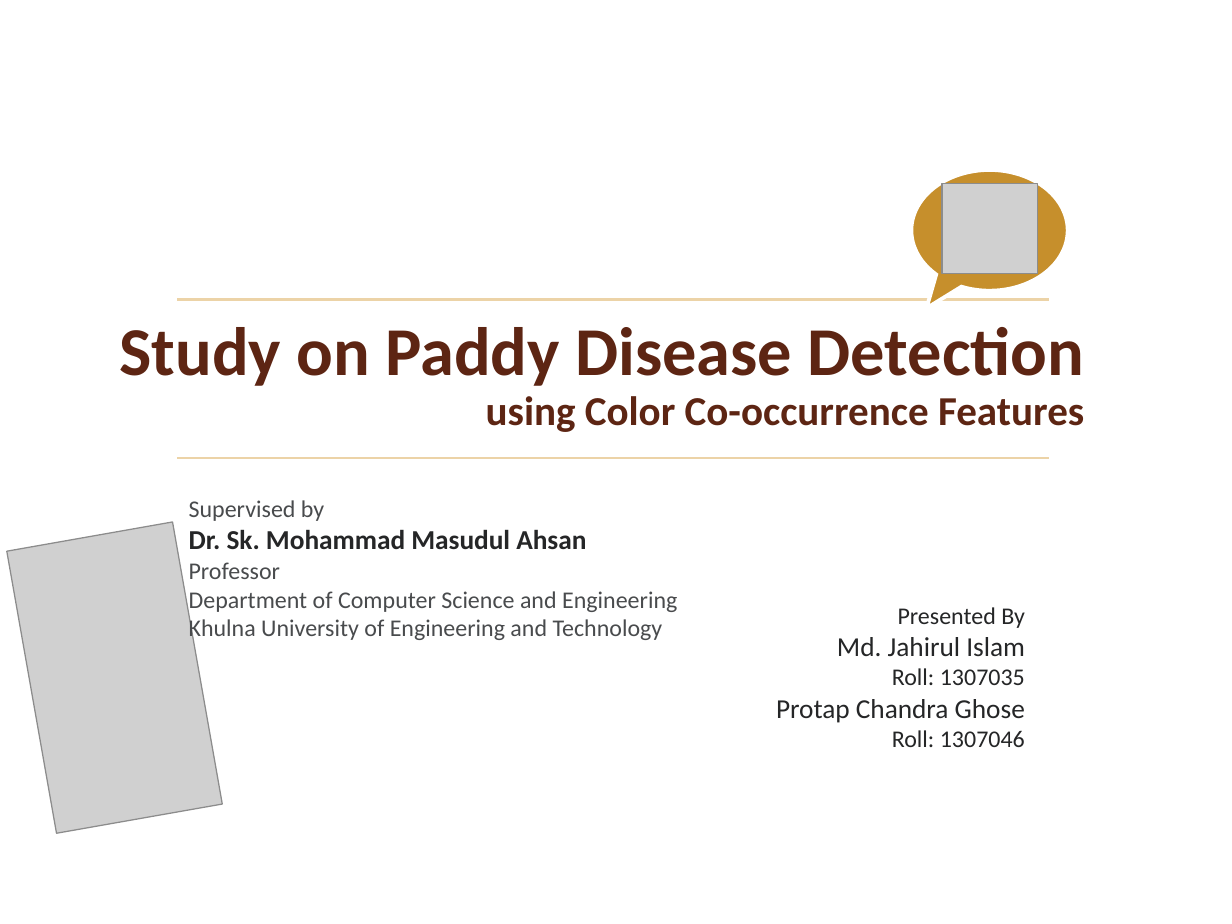
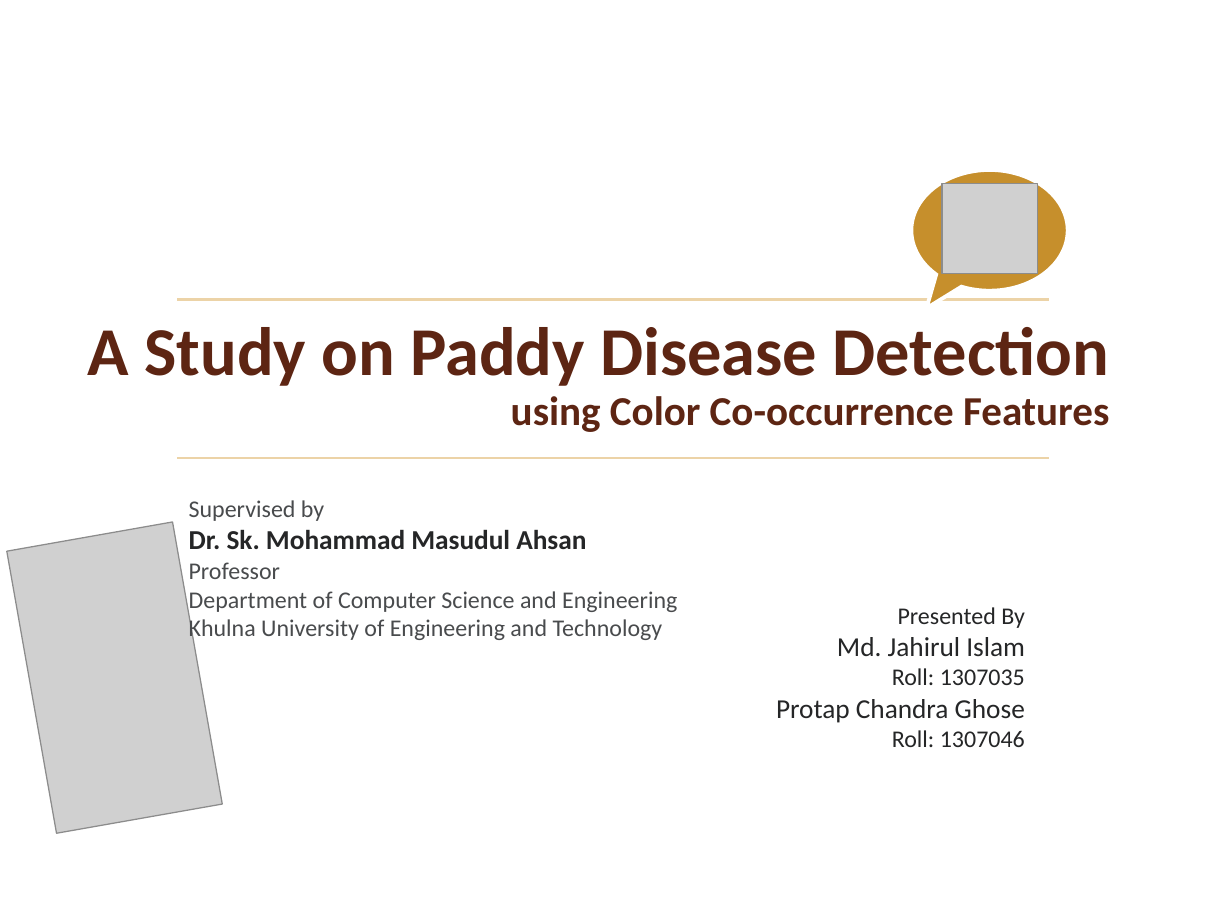
Before and after one commit to greenJIS/A-Study-on-Paddy-Disease-Detection-using-Color-Co-occurrence-Features, a slide deck: slide 1 of Academic Files/presentation-1307035-1307046.pptx. Drawn at 1232x924 pixels with LibreOffice and Linux fonts; fonts in the diff are those of the drawing; grey boxes stand for pictures; background and template pictures are left out. Boxes give left, top, right and bottom in pixels: in the first picture for what was removed or moved away, otherwise in the second. Text is boxed around its words. In the diff, an @@ line names an element or a change of style, - is before the commit and + after.

```diff
--- a/Academic Files/presentation-1307035-1307046.pptx
+++ b/Academic Files/presentation-1307035-1307046.pptx
@@ title at [88, 327, 1109, 432]: text changed @@
-Study on Paddy Disease Detection
-using Color Co-occurrence Features
+A Study on Paddy Disease Detection
+using Color Co-occurrence Features
```
Also in this commit, not shown: 4 other files.
